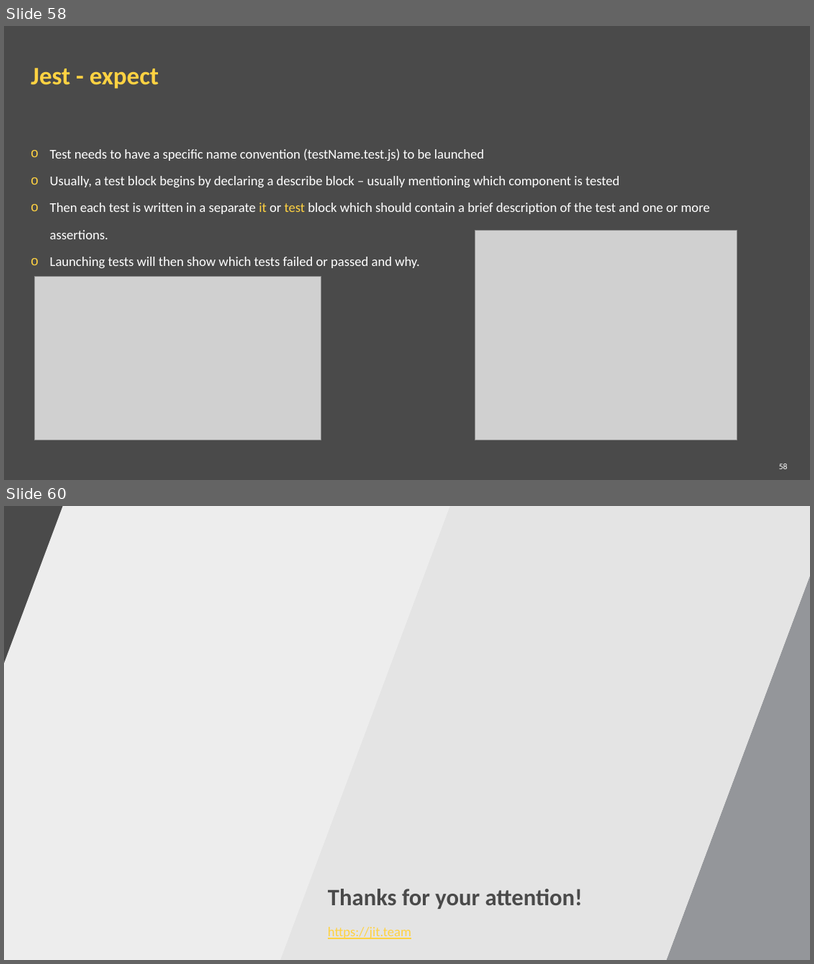
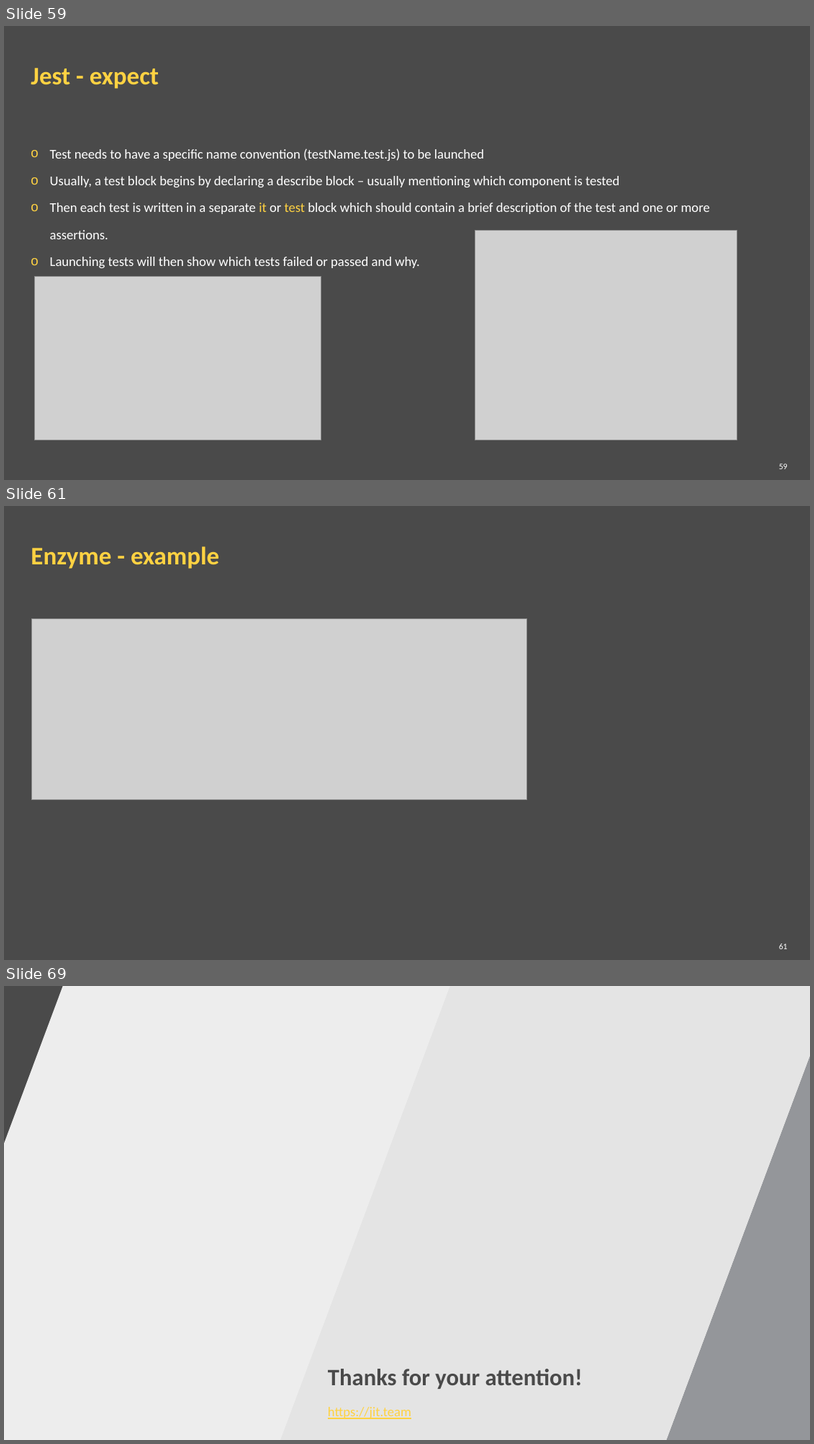
Before and after one commit to ppuzio/react-course-examples, a slide deck: React BEST course.pptx. Shown one above the other, each under a label of ours: slides 58 and 60 before the commit, slides 59, 61 and 69 after it; the slides between them are not shown. The pictures are 814x964 and 814x1444 pixels, drawn with LibreOffice and Linux fonts; fonts in the diff are those of the drawing; grey boxes stand for pictures; background and template pictures are left out. Boxes give left, top, right and bottom in pixels: in the first picture for what was removed or moved away, otherwise in the second. Text is boxed around its words. In the diff, an @@ line names an element or a change of style, - is before the commit and + after.

```diff
--- a/React BEST course.pptx
+++ b/React BEST course.pptx
@@ slide 61 added at (4,506,810,960), background #4A4A4A @@
@@ title added at (31,546,219,569), 30 pt, text #FFD242, bold @@
+Enzyme - example
@@ picture added at (32,618,527,800) @@
@@ page number added at (779,943,788,949), 10 pt, text #FFFFFF @@
+61
@@ what was slide 58 is now slide 59 @@
@@ page number at (779,463,788,469): text changed @@
-58
+59
@@ what was slide 60 is now slide 69 @@
```
Also in this commit, not shown: 1 slide changed, 8 other slides added, 5 other files.
